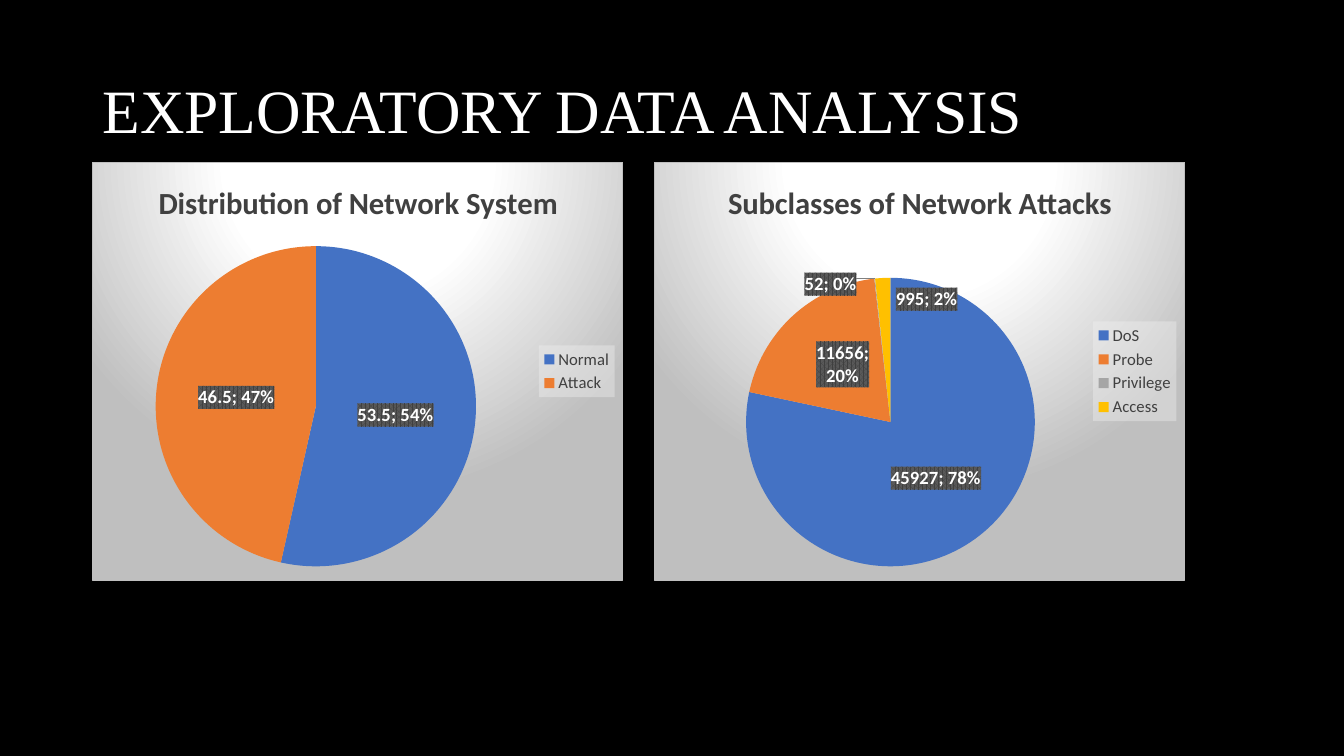
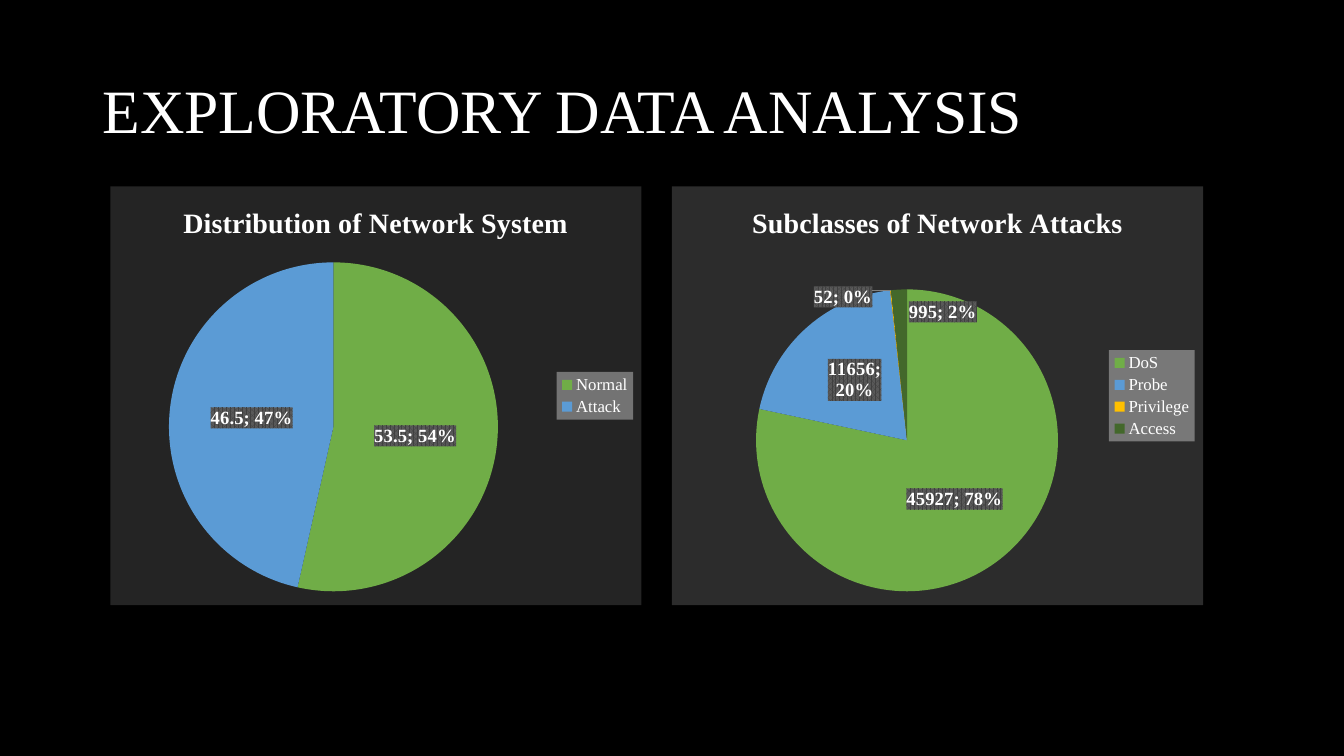
Before and after one commit to rojinadeuja/NSL-KDD-Network-Security, a slide deck: slide 6 of NSL_KDD_Network_Security_Analysis.pptx. Drawn at 1344x756 pixels with LibreOffice and Linux fonts; fonts in the diff are those of the drawing. Boxes give left, top, right and bottom in pixels: in the first picture for what was removed or moved away, otherwise in the second. Text is boxed around its words. In the diff, an @@ line names an element or a change of style, - is before the commit and + after.

Commit message:
Fix chart styling

```diff
--- a/NSL_KDD_Network_Security_Analysis.pptx
+++ b/NSL_KDD_Network_Security_Analysis.pptx
@@ pie chart at bbox=[110, 187, 641, 606] @@
@@ data labels of Series 1 changed @@
@@ colours of single points changed @@
@@ legend changed @@
@@ background changed @@
@@ border changed @@
@@ lettering changed @@
@@ pie chart: place and size @@
-pie chart at bbox=[93, 162, 624, 582]
+pie chart at bbox=[110, 187, 641, 606]
@@ pie chart at bbox=[673, 187, 1204, 606] @@
@@ data labels of Series 1 changed @@
@@ colours of single points changed @@
@@ legend changed @@
@@ background changed @@
@@ border changed @@
@@ lettering changed @@
@@ pie chart: place and size @@
-pie chart at bbox=[654, 162, 1186, 582]
+pie chart at bbox=[673, 187, 1204, 606]
```
Also in this commit, not shown: 1 other slide changed, 1 slide added.
